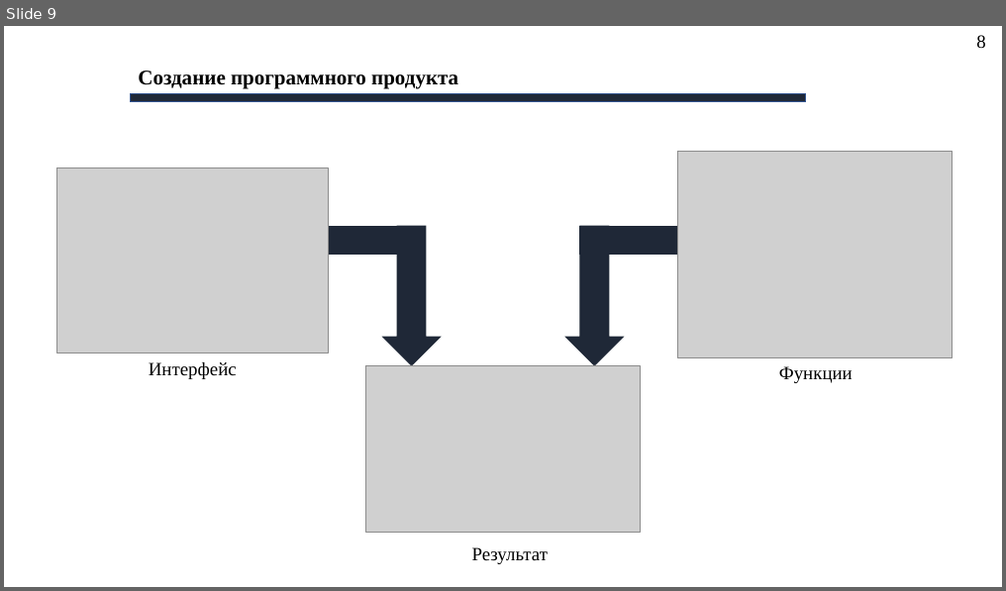
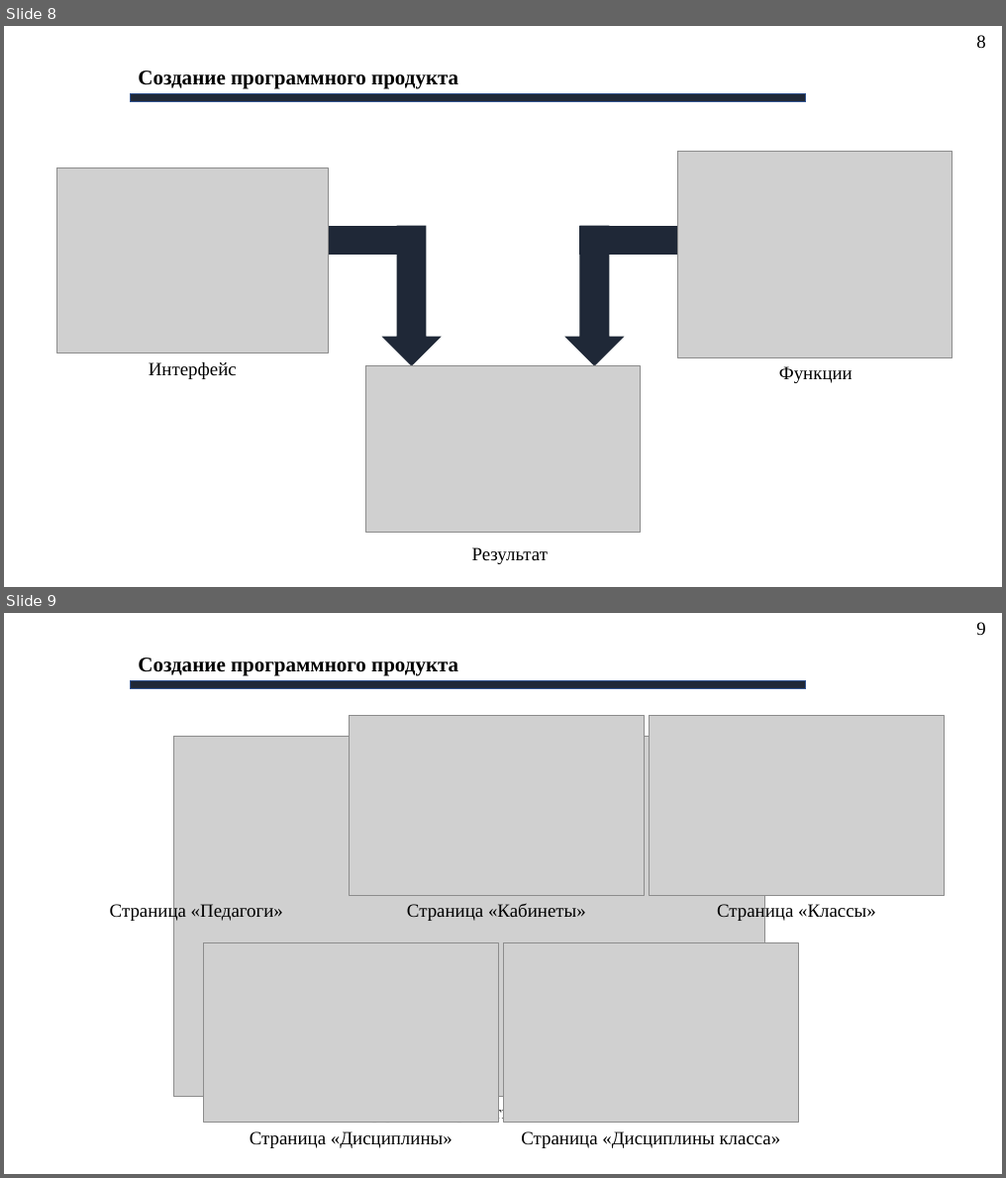
Before and after one commit to AlexeyBQS/Examwork, a slide deck: Presentation/Презентация.pptx. Shown one above the other, each under a label of ours: slide 9 before the commit, slides 8 and 9 after it. The pictures are 1006x591 and 1006x1178 pixels, drawn with LibreOffice and Linux fonts; fonts in the diff are those of the drawing; grey boxes stand for pictures; background and template pictures are left out. Boxes give left, top, right and bottom in pixels: in the first picture for what was removed or moved away, otherwise in the second. Text is boxed around its words. In the diff, an @@ line names an element or a change of style, - is before the commit and + after.

```diff
--- a/Presentation/Презентация.pptx
+++ b/Presentation/Презентация.pptx
@@ slide 9 added at box(4, 613, 1002, 1174), background picture (left out) @@
@@ text added at box(976, 622, 985, 635), 18 pt, text #000000 @@
+9
@@ text added at box(138, 658, 458, 676), 20 pt, text #000000, bold @@
+Создание программного продукта
@@ rectangle added at box(131, 680, 806, 688), fill #1F2837, outline #325491 1 pt @@
@@ picture added at box(350, 716, 645, 895) @@
@@ picture added at box(649, 716, 944, 895) @@
@@ picture added at box(174, 737, 765, 1097) @@
@@ text added at box(110, 903, 283, 922), 18 pt, text #000000 @@
+Страница «Педагоги»
@@ text added at box(407, 903, 586, 921), 18 pt, text #000000 @@
+Страница «Кабинеты»
@@ text added at box(717, 903, 876, 922), 18 pt, text #000000 @@
+Страница «Классы»
@@ picture added at box(204, 943, 499, 1122) @@
@@ picture added at box(504, 943, 799, 1122) @@
@@ text added at box(333, 1105, 606, 1124), 18 pt, text #000000 @@
+Интерфейс для работы с записями
@@ text added at box(250, 1132, 452, 1149), 18 pt, text #000000 @@
+Страница «Дисциплины»
@@ text added at box(521, 1132, 781, 1149), 18 pt, text #000000 @@
+Страница «Дисциплины класса»
@@ what was slide 9 is now slide 8 @@
```
Also in this commit, not shown: 7 slides changed, 4 other slides added, 1 slide removed, 2 other files.
